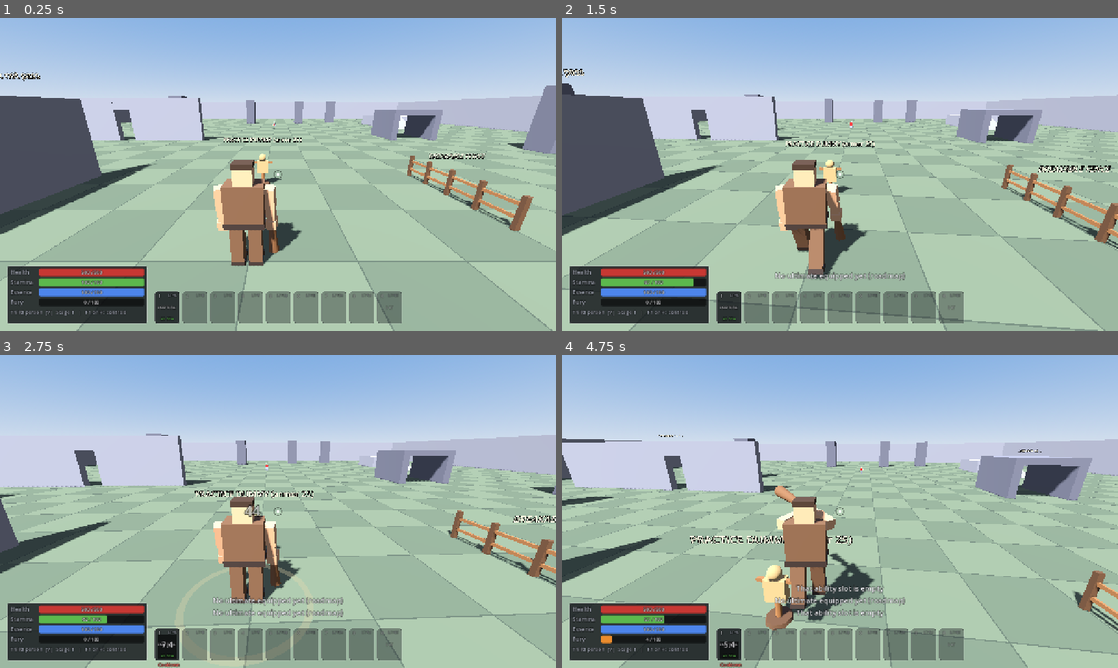
Above: before the commit, frames 1-4 (two rows, left to right).
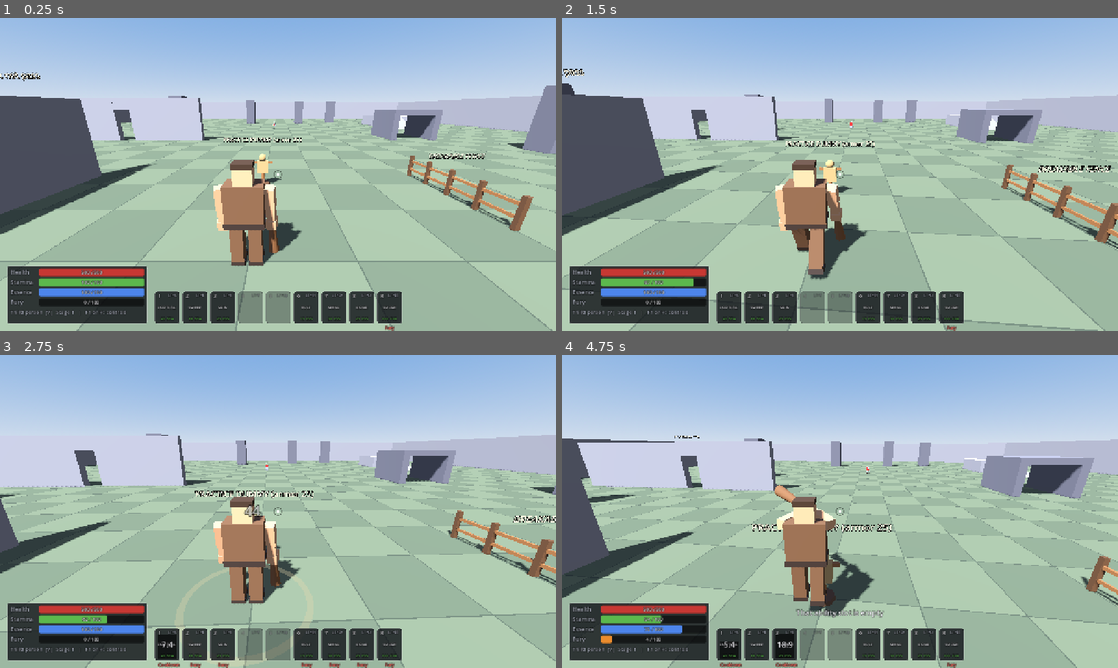
Above: after the commit, the same moments.

Repository: darkstalkermap-prog/Giantborne-Age-of-Titans
Game: Godot game, scene res://scenes/main.tscn
Same seed, same stepped clock (60 frames per second), same inputs: the game is played once before the commit and once after it.
Inputs (mouse positions are in pixels of both pictures, inside the frame that each line leads up to):
- Up to frame 1 (0.25 s): no input
- Up to frame 2 (1.5 s): tap Enter at 0.5 s; move the mouse to (867, 174) at 0.52 s; hold W (move_forward) from 0.53 s (still down); right-click (867, 174) at 0.6 s; click (867, 174) at 0.67 s; tap F (jump) at 0.77 s; tap R (ultimate) at 0.8, 1.35 s; move the mouse to (812, 174) at 1.27 s
- Up to frame 3 (2.75 s): keep holding W (move_forward); tap F (jump) at 1.52 s; right-click (250, 511) at 1.55 s; move the mouse to (289, 505) at 2.02 s; tap 1 (ability_1) at 2.1 s; tap R (ultimate) at 2.3 s
- Up to frame 4 (4.75 s): keep holding W (move_forward); move the mouse to (834, 517) at 2.77 s; tap 2 (ability_2) at 2.85 s; click (834, 517) at 2.92 s; tap F (jump) at 3.02, 3.77, 4.52 s; right-click (834, 517) at 3.05 s; move the mouse to (878, 514) at 3.52 s; tap 3 (ability_3) at 3.6 s; tap R (ultimate) at 3.8 s; move the mouse to (795, 508) at 4.27 s; tap 4 (ability_4) at 4.35 s; right-click (795, 508) at 4.55 s

The runs differ from the first frame. In frame 1, 2.7% of the frame differs, in the area x 32-73%, y 87-100%; in frame 2, 2.9%; in frame 3, 3.5%; in frame 4, 14%, in the area x 0-100%, y 25-100%.

Commit message:
P03: action schema fields (sector, radius by stage, statuses, morale, projectile) and the M2 ability and status data
Sweeping Blow, Stone Skin, Runic Bolt, Ancestral Mend, Thunder Roar and Titan Surge,
with status.stone_skin/slow/mend/titan_surge. Heavy Footfall gains radius_by_stage_m.
giant.json slots 2, 3, 6, 7, 8 and the ultimate; progression_default lists the new ids.

Co-Authored-By: Claude Opus 5.5 <noreply@anthropic.com>
Claude-Session: https://claude.ai/code/session_01Go6wybtSnFfKQb9VkEEDGU

Diff:
--- /dev/null
+++ b/data/abilities/ancestral_mend.json
@@ -0,0 +1,31 @@
+{
+	"schema_version": 1,
+	"id": "ability.ancestral_mend",
+	"type": "action",
+	"kind": "ability",
+	"display_name": "Ancestral Mend",
+	"hotbar_label": "MEND",
+	"description": "Call on the ancestors: restore 100 health over 4 seconds.",
+	"power": 0,
+	"damage_type": "physical",
+	"ability_multiplier": 1.0,
+	"stamina_cost": 0,
+	"essence_cost": 30,
+	"cooldown_s": 15,
+	"windup_s": 0.30,
+	"active_s": 0.05,
+	"recovery_s": 0.35,
+	"poise_damage": 0,
+	"max_hits_per_target": 1,
+	"interrupt_policy": "hard_stagger",
+	"tags": ["Ability", "Magic"],
+	"category": "ability",
+	"uses_weapon": false,
+	"crit_eligible": false,
+	"size_policy": "none",
+	"hit_shape": "none",
+	"self_statuses": [{"status": "status.mend"}],
+	"movement": {"windup_speed_mult": 0.4, "active_speed_mult": 0.4, "recovery_speed_mult": 0.6},
+	"soft_target_max_deg": 0,
+	"unlock_level": 4
+}
--- a/data/abilities/heavy_footfall.json
+++ b/data/abilities/heavy_footfall.json
@@ -23,6 +23,7 @@
 	"crit_eligible": false,
 	"hit_shape": "cylinder_pulse",
 	"radius_m": 3.0,
+	"radius_by_stage_m": [3.0, 4.0, 5.0],
 	"height_m": 2.6,
 	"movement": {"windup_speed_mult": 0.0, "active_speed_mult": 0.0, "recovery_speed_mult": 0.2},
 	"knockback_impulse": 6.0,
--- /dev/null
+++ b/data/abilities/runic_bolt.json
@@ -0,0 +1,33 @@
+{
+	"schema_version": 1,
+	"id": "ability.runic_bolt",
+	"type": "action",
+	"kind": "ability",
+	"display_name": "Runic Bolt",
+	"hotbar_label": "BOLT",
+	"description": "A bolt of runic force (Intellect) that flies 25 m at the locked target or the crosshair.",
+	"power": 40,
+	"damage_type": "arcane",
+	"ability_multiplier": 1.0,
+	"stamina_cost": 0,
+	"essence_cost": 15,
+	"cooldown_s": 4,
+	"windup_s": 0.35,
+	"active_s": 0.05,
+	"recovery_s": 0.30,
+	"poise_damage": 15,
+	"max_hits_per_target": 1,
+	"interrupt_policy": "hard_stagger",
+	"tags": ["Ability", "Magic", "Projectile", "Ranged"],
+	"category": "magic",
+	"uses_weapon": false,
+	"size_policy": "none",
+	"crit_eligible": true,
+	"hit_shape": "projectile",
+	"projectile": {"speed_mps": 35, "radius_m": 0.3, "range_m": 25, "gravity_mps2": 0, "aim": "lock_or_camera",
+		"launch_offset_m": [0.6, 2.9, -0.8], "visual": "bolt"},
+	"movement": {"windup_speed_mult": 0.4, "active_speed_mult": 0.4, "recovery_speed_mult": 0.6},
+	"knockback_impulse": 1.0,
+	"knockback_max_speed": 3.0,
+	"unlock_level": 3
+}
--- /dev/null
+++ b/data/abilities/stone_skin.json
@@ -0,0 +1,31 @@
+{
+	"schema_version": 1,
+	"id": "ability.stone_skin",
+	"type": "action",
+	"kind": "ability",
+	"display_name": "Stone Skin",
+	"hotbar_label": "SKIN",
+	"description": "Harden your hide: +30 armor for 6 seconds. Re-casting refreshes the duration; it never stacks.",
+	"power": 0,
+	"damage_type": "physical",
+	"ability_multiplier": 1.0,
+	"stamina_cost": 0,
+	"essence_cost": 25,
+	"cooldown_s": 20,
+	"windup_s": 0.20,
+	"active_s": 0.05,
+	"recovery_s": 0.30,
+	"poise_damage": 0,
+	"max_hits_per_target": 1,
+	"interrupt_policy": "hard_stagger",
+	"tags": ["Ability"],
+	"category": "ability",
+	"uses_weapon": false,
+	"crit_eligible": false,
+	"size_policy": "none",
+	"hit_shape": "none",
+	"self_statuses": [{"status": "status.stone_skin"}],
+	"movement": {"windup_speed_mult": 0.5, "active_speed_mult": 0.5, "recovery_speed_mult": 0.6},
+	"soft_target_max_deg": 0,
+	"unlock_level": 2
+}
--- /dev/null
+++ b/data/abilities/sweeping_blow.json
@@ -0,0 +1,32 @@
+{
+	"schema_version": 1,
+	"id": "ability.sweeping_blow",
+	"type": "action",
+	"kind": "ability",
+	"display_name": "Sweeping Blow",
+	"hotbar_label": "SWEEP",
+	"description": "A wide sweep that strikes everything in a 120-degree arc within melee reach.",
+	"power": 40,
+	"damage_type": "physical",
+	"ability_multiplier": 1.2,
+	"stamina_cost": 18,
+	"cooldown_s": 7,
+	"windup_s": 0.30,
+	"active_s": 0.10,
+	"recovery_s": 0.40,
+	"poise_damage": 20,
+	"max_hits_per_target": 1,
+	"interrupt_policy": "hard_stagger",
+	"tags": ["Ability", "AoE", "Unparryable"],
+	"category": "ability",
+	"uses_weapon": false,
+	"crit_eligible": false,
+	"hit_shape": "sector_pulse",
+	"sector_deg": 120,
+	"radius_from": "melee_reach",
+	"movement": {"windup_speed_mult": 0.1, "active_speed_mult": 0.0, "recovery_speed_mult": 0.2},
+	"knockback_impulse": 4.0,
+	"knockback_max_speed": 8.0,
+	"soft_target_max_deg": 0,
+	"unlock_level": 1
+}
--- /dev/null
+++ b/data/abilities/thunder_roar.json
@@ -0,0 +1,34 @@
+{
+	"schema_version": 1,
+	"id": "ability.thunder_roar",
+	"type": "action",
+	"kind": "ability",
+	"display_name": "Thunder Roar",
+	"hotbar_label": "ROAR",
+	"description": "A roar that cannot be blocked: everything within 6 m loses 20 morale and is slowed by 30% for 3 seconds.",
+	"power": 0,
+	"damage_type": "physical",
+	"ability_multiplier": 1.0,
+	"stamina_cost": 0,
+	"essence_cost": 25,
+	"cooldown_s": 14,
+	"windup_s": 0.40,
+	"active_s": 0.10,
+	"recovery_s": 0.40,
+	"poise_damage": 0,
+	"max_hits_per_target": 1,
+	"interrupt_policy": "hard_stagger",
+	"tags": ["Ability", "AoE", "Unblockable", "Unparryable"],
+	"category": "ability",
+	"uses_weapon": false,
+	"crit_eligible": false,
+	"size_policy": "none",
+	"hit_shape": "cylinder_pulse",
+	"radius_m": 6.0,
+	"height_m": 4.0,
+	"morale_damage": 20,
+	"on_hit_statuses": [{"status": "status.slow", "magnitude": 0.3, "duration_s": 3.0}],
+	"movement": {"windup_speed_mult": 0.0, "active_speed_mult": 0.0, "recovery_speed_mult": 0.2},
+	"soft_target_max_deg": 0,
+	"unlock_level": 4
+}
--- /dev/null
+++ b/data/abilities/titan_surge.json
@@ -0,0 +1,31 @@
+{
+	"schema_version": 1,
+	"id": "ability.titan_surge",
+	"type": "action",
+	"kind": "ultimate",
+	"display_name": "Titan Surge",
+	"hotbar_label": "SURGE",
+	"description": "Spend 100 fury: +25% damage and poise damage for 6 seconds. No fury is gained while it lasts, and it grants no invulnerability.",
+	"power": 0,
+	"damage_type": "physical",
+	"ability_multiplier": 1.0,
+	"stamina_cost": 0,
+	"fury_cost": 100,
+	"cooldown_s": 0,
+	"windup_s": 0.30,
+	"active_s": 0.05,
+	"recovery_s": 0.30,
+	"poise_damage": 0,
+	"max_hits_per_target": 1,
+	"interrupt_policy": "hard_stagger",
+	"tags": ["Ability"],
+	"category": "ability",
+	"uses_weapon": false,
+	"crit_eligible": false,
+	"size_policy": "none",
+	"hit_shape": "none",
+	"self_statuses": [{"status": "status.titan_surge"}],
+	"movement": {"windup_speed_mult": 0.3, "active_speed_mult": 0.3, "recovery_speed_mult": 0.5},
+	"soft_target_max_deg": 0,
+	"unlock_level": 4
+}
--- a/data/player/giant.json
+++ b/data/player/giant.json
@@ -24,7 +24,8 @@
 		"block": "action.block",
 		"jump": "action.jump",
 		"sprint": "action.sprint",
-		"slots": ["ability.heavy_footfall", "", "", "", "", "", "", ""],
-		"ultimate": ""
+		"slots": ["ability.heavy_footfall", "ability.sweeping_blow", "ability.stone_skin", "", "",
+			"ability.runic_bolt", "ability.ancestral_mend", "ability.thunder_roar"],
+		"ultimate": "ability.titan_surge"
 	}
 }
--- a/data/progression/progression_default.json
+++ b/data/progression/progression_default.json
@@ -10,14 +10,15 @@
 	"talent_points_per_level": 1,
 	"prototype_xp_label": "Prototype pacing: accelerated quest XP",
 	"death_reload_floor": {"health": 0.6, "stamina": 1.0, "essence": 0.5},
-	"ability_library": ["ability.heavy_footfall"],
+	"ability_library": ["ability.heavy_footfall", "ability.sweeping_blow", "ability.stone_skin",
+		"ability.runic_bolt", "ability.ancestral_mend", "ability.thunder_roar", "ability.titan_surge"],
 	"new_game": {
 		"level": 1,
 		"growth_profile": "growth.01",
 		"weapon": "weapon.club",
 		"ancestry": "ancestry.neutral",
-		"slots": ["ability.heavy_footfall", "", "", "", "", "", "", ""],
+		"slots": ["ability.heavy_footfall", "ability.sweeping_blow", "", "", "", "", "", ""],
 		"ultimate": "",
-		"known_abilities": ["ability.heavy_footfall"]
+		"known_abilities": ["ability.heavy_footfall", "ability.sweeping_blow"]
 	}
 }
--- /dev/null
+++ b/data/statuses/mend.json
@@ -0,0 +1,13 @@
+{
+	"schema_version": 1,
+	"id": "status.mend",
+	"type": "status_effect",
+	"display_name": "Ancestral Mend",
+	"hud_label": "MEND",
+	"stacking": "refresh_no_stack",
+	"duration_s": 4.0,
+	"tick_s": 0.5,
+	"modifiers": {"heal_per_tick": 12.5},
+	"tags": ["Buff", "Heal"],
+	"hidden": false
+}
--- /dev/null
+++ b/data/statuses/slow.json
@@ -0,0 +1,15 @@
+{
+	"schema_version": 1,
+	"id": "status.slow",
+	"type": "status_effect",
+	"display_name": "Slowed",
+	"hud_label": "SLOW",
+	"stacking": "strongest_wins",
+	"duration_s": 3.0,
+	"tick_s": 0,
+	"magnitude_key": "slow_fraction",
+	"default_magnitude": 0.3,
+	"modifiers": {"slow_fraction": 0.3},
+	"tags": ["Debuff", "Slow"],
+	"hidden": false
+}
--- /dev/null
+++ b/data/statuses/stone_skin.json
@@ -0,0 +1,13 @@
+{
+	"schema_version": 1,
+	"id": "status.stone_skin",
+	"type": "status_effect",
+	"display_name": "Stone Skin",
+	"hud_label": "SKIN",
+	"stacking": "refresh_no_stack",
+	"duration_s": 6.0,
+	"tick_s": 0,
+	"modifiers": {"armor_flat": 30},
+	"tags": ["Buff"],
+	"hidden": false
+}
--- /dev/null
+++ b/data/statuses/titan_surge.json
@@ -0,0 +1,13 @@
+{
+	"schema_version": 1,
+	"id": "status.titan_surge",
+	"type": "status_effect",
+	"display_name": "Titan Surge",
+	"hud_label": "SURGE",
+	"stacking": "refresh_no_stack",
+	"duration_s": 6.0,
+	"tick_s": 0,
+	"modifiers": {"outgoing_damage_mult": 1.25, "outgoing_poise_mult": 1.25, "fury_gain_mult": 0.0},
+	"tags": ["Buff", "Ultimate"],
+	"hidden": false
+}
--- a/scripts/core/schemas/action_schema.gd
+++ b/scripts/core/schemas/action_schema.gd
@@ -83,6 +83,43 @@
 		"resume_threshold": U.num(0.0),
 	}
 	## @anchor P03
+	f.merge({
+		# Sector pulse: a cylinder pulse kept to |yaw delta| <= sector_deg / 2 of the facing.
+		"sector_deg": {"t": "number", "gt": 0.0, "max": 360.0},
+		# Pulse radius: "fixed" (radius_m / radius_by_stage_m) or the profile's melee_reach_m.
+		"radius_from": U.str_field(false, ["fixed", "melee_reach"]),
+		# Pulse radius per growth stage (index = stage - 1; the last entry beyond the list).
+		"radius_by_stage_m": {"t": "array", "items": "number"},
+		# Statuses the actor gives itself when the action enters ACTIVE.
+		"self_statuses": {"t": "array", "items": "dict", "item_fields": {
+			"status": U.ref("status_effect", true),
+			"magnitude": U.num(),
+			"duration_s": U.pos(),
+		}},
+		# Statuses a HIT applies (on BLOCKED only the entries with on_blocked).
+		"on_hit_statuses": {"t": "array", "items": "dict", "item_fields": {
+			"status": U.ref("status_effect", true),
+			"magnitude": U.num(),
+			"duration_s": U.pos(),
+			"on_blocked": U.bool_field(),
+		}},
+		# Morale the defender loses on HIT or BLOCKED (actor.on_morale_delta).
+		"morale_damage": U.num(0.0),
+		# Required for hit_shape "projectile". launch_offset_m is stage-1 local (scaled by k).
+		"projectile": {"t": "dict", "fields": {
+			"speed_mps": U.pos(true),
+			"radius_m": U.pos(true),
+			"range_m": U.pos(true),
+			"gravity_mps2": U.num(0.0),
+			"aim": U.str_field(false, DataValidator.AIM_MODES),
+			"arc_to_target": U.bool_field(),
+			"launch_offset_m": U.vec3(),
+			"visual": U.str_field(false, DataValidator.PROJECTILE_VISUALS),
+			"impact_radius_m": U.num(0.0),
+			"impact_height_m": U.pos(),
+			"pierce": U.bool_field(),
+		}},
+	})
 
 	## @anchor P04
 
@@ -147,6 +184,21 @@
 		"sprint":
 			U.require(d, ["drain_per_s", "speed_mult", "resume_threshold"], ctx, out, "sprint")
 	## @anchor P03
+	var p03_shape: String = str(d.get("hit_shape", ""))
+	if p03_shape == "sector_pulse":
+		U.require(d, ["sector_deg"], ctx, out, "hit_shape 'sector_pulse'")
+		if str(d.get("radius_from", "fixed")) == "fixed" and not d.has("radius_m") \
+				and not d.has("radius_by_stage_m"):
+			out.errors.append("%s: hit_shape 'sector_pulse' needs 'radius_m', 'radius_by_stage_m' or radius_from 'melee_reach'" % ctx)
+	if p03_shape == "projectile":
+		U.require(d, ["projectile"], ctx, out, "hit_shape 'projectile'")
+	if typeof(d.get("radius_by_stage_m")) == TYPE_ARRAY:
+		var p03_radii: Array = d.radius_by_stage_m
+		if p03_radii.is_empty():
+			out.errors.append("%s.radius_by_stage_m: must list at least one radius" % ctx)
+		for p03_i in p03_radii.size():
+			if U.is_number(p03_radii[p03_i]) and float(p03_radii[p03_i]) <= 0.0:
+				out.errors.append("%s.radius_by_stage_m[%d]: must be > 0 (got %s)" % [ctx, p03_i, p03_radii[p03_i]])
 
 	## @anchor P04
 
